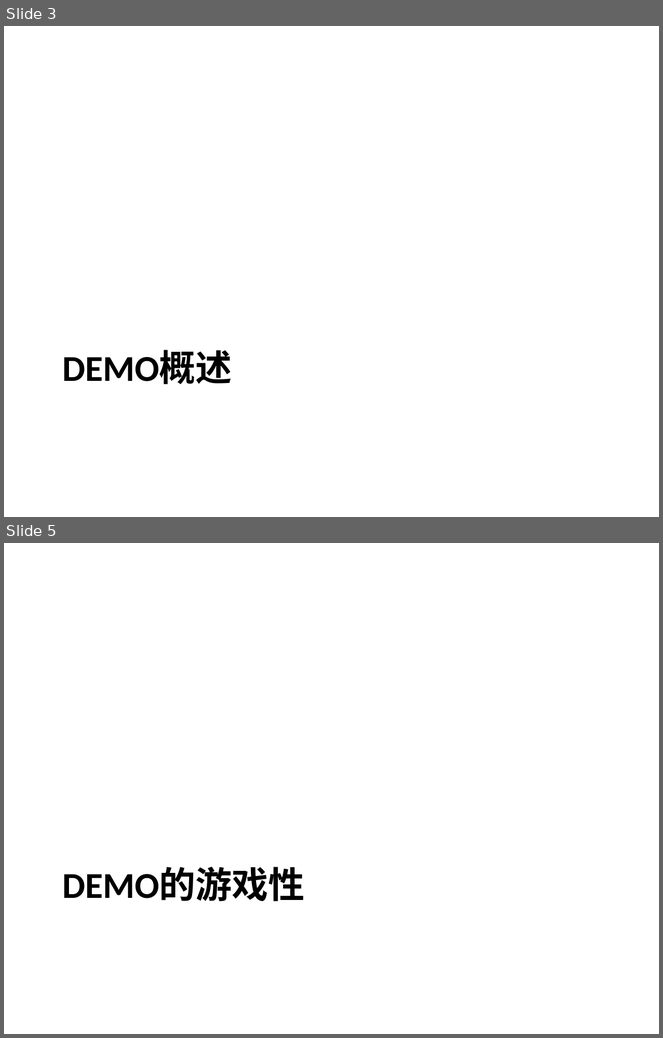
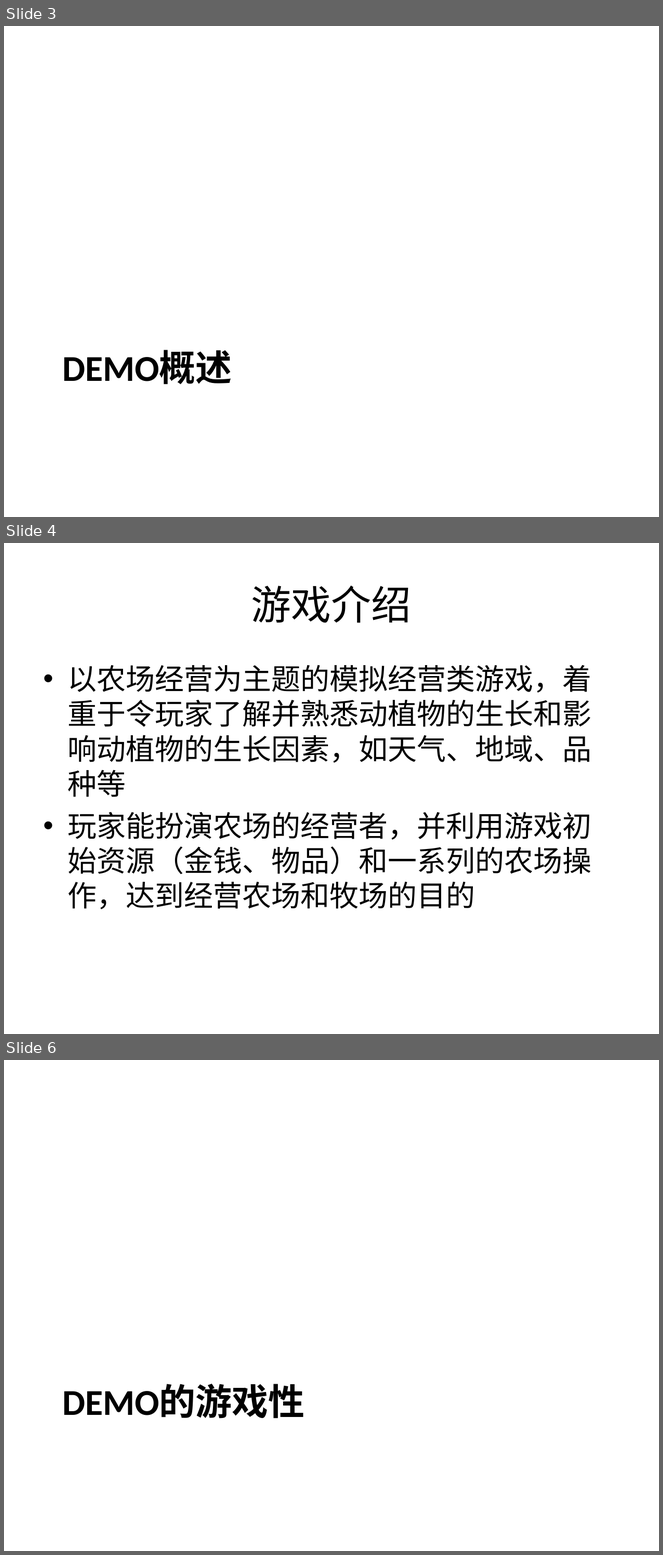
Before and after one commit to sativa/graduate2011, a slide deck: 策划/策划.ppt. Shown one above the other, each under a label of ours: slides 3 and 5 before the commit, slides 3, 4 and 6 after it; the slides between them are not shown. The pictures are 663x1038 and 663x1555 pixels, drawn with LibreOffice and Linux fonts; fonts in the diff are those of the drawing. Boxes give left, top, right and bottom in pixels: in the first picture for what was removed or moved away, otherwise in the second. Text is boxed around its words. In the diff, an @@ line names an element or a change of style, - is before the commit and + after.

```diff
--- a/策划/策划.ppt
+++ b/策划/策划.ppt
@@ slide 4 added at (4, 543, 659, 1034), background #FFFFFF @@
@@ title added at (252, 586, 412, 623), 44 pt, text #000000 @@
+游戏介绍
@@ text added at (68, 665, 592, 910), 32 pt, text #000000 @@
+• 以农场经营为主题的模拟经营类游戏，着重于令玩家了解并熟悉动植物的生长和影响动植物的生长因素，如天气、地域、品种等
+• 玩家能扮演农场的经营者，并利用游戏初始资源（金钱、物品）和一系列的农场操作，达到经营农场和牧场的目的
@@ what was slide 5 is now slide 6 @@
```
Also in this commit, not shown: 7 slides changed, 6 other slides added, 2 slides removed, 2 other files.
